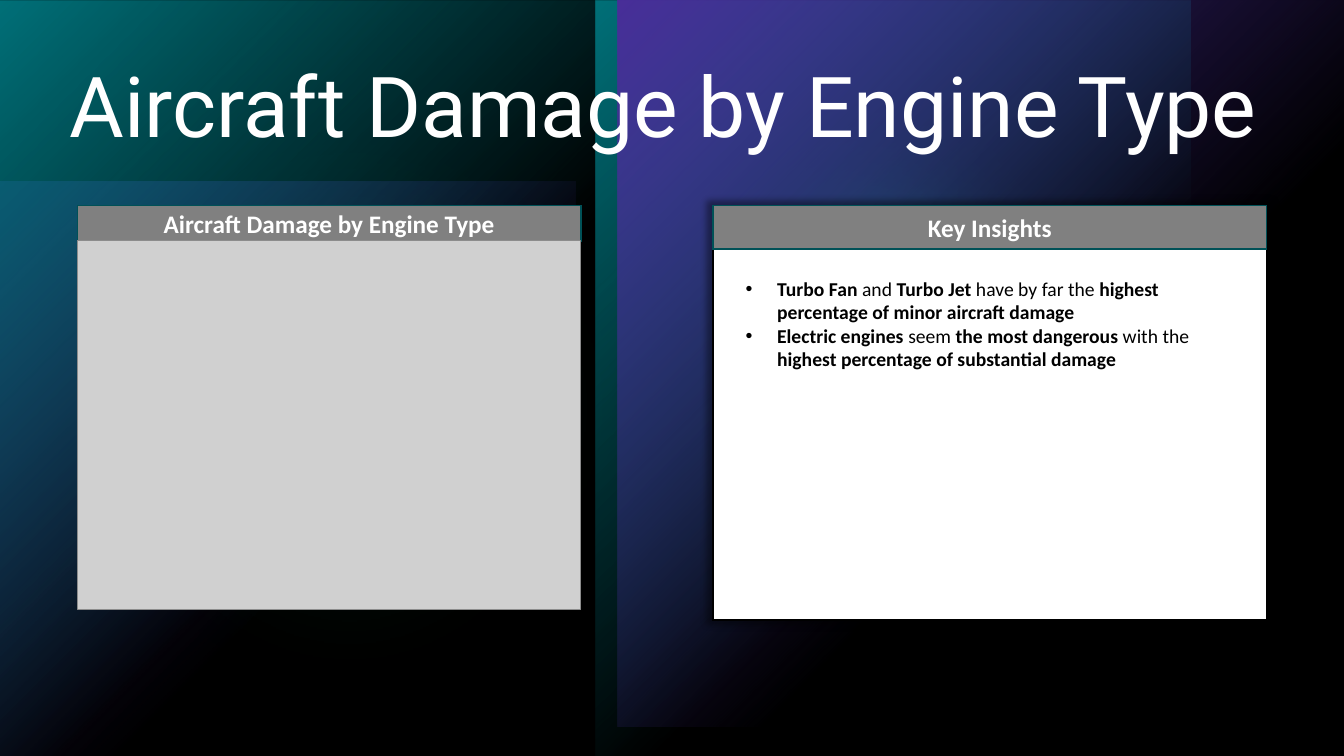
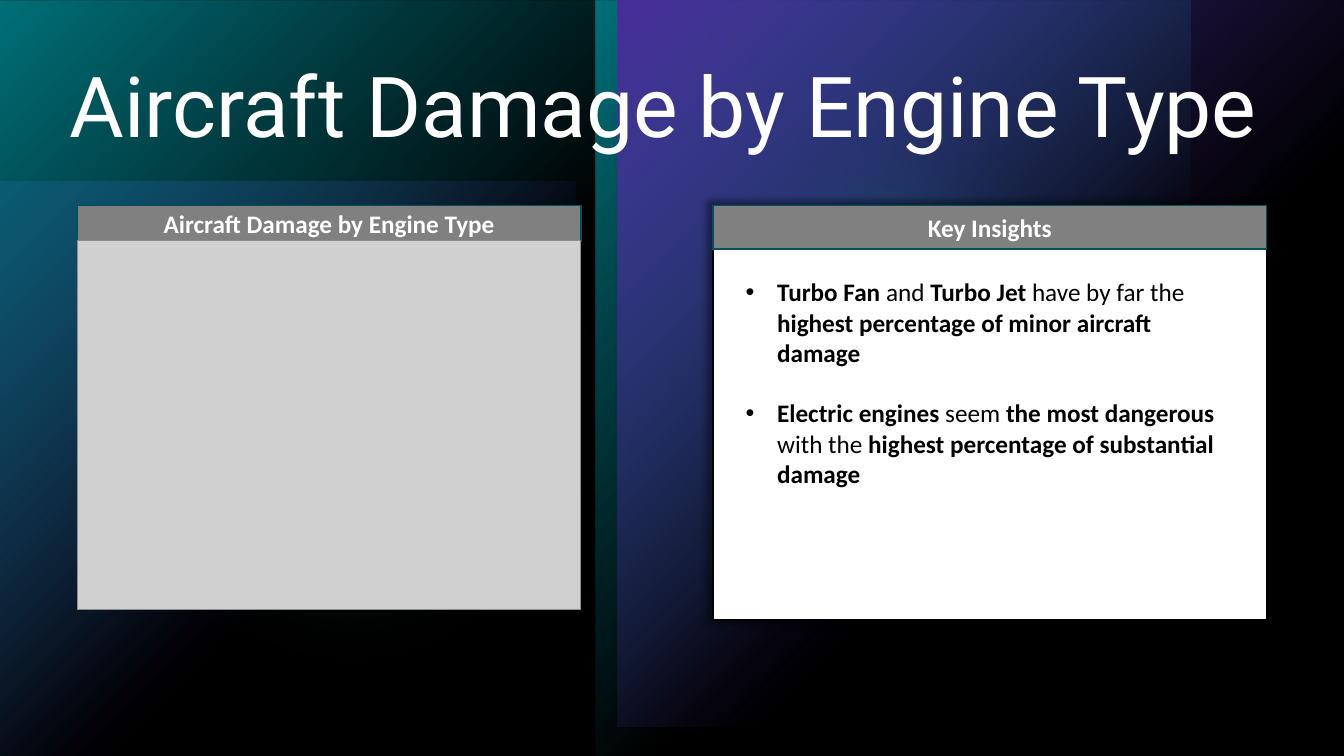
Before and after one commit to alecs1523/Aviation_Data_Analysis, a slide deck: slide 5 of phase_1_aviation_analysis.pptx. Drawn at 1344x756 pixels with LibreOffice and Linux fonts; fonts in the diff are those of the drawing; grey boxes stand for pictures. Boxes give left, top, right and bottom in pixels: in the first picture for what was removed or moved away, otherwise in the second. Text is boxed around its words. In the diff, an @@ line names an element or a change of style, - is before the commit and + after.

```diff
--- a/phase_1_aviation_analysis.pptx
+++ b/phase_1_aviation_analysis.pptx
@@ text "Turbo Fan and Turbo Jet ..." at (x1=777, y1=283, x2=1214, y2=488): size 14 to 18 pt @@
```
Also in this commit, not shown: 6 other slides changed, 2 slides added, 2 other files.
